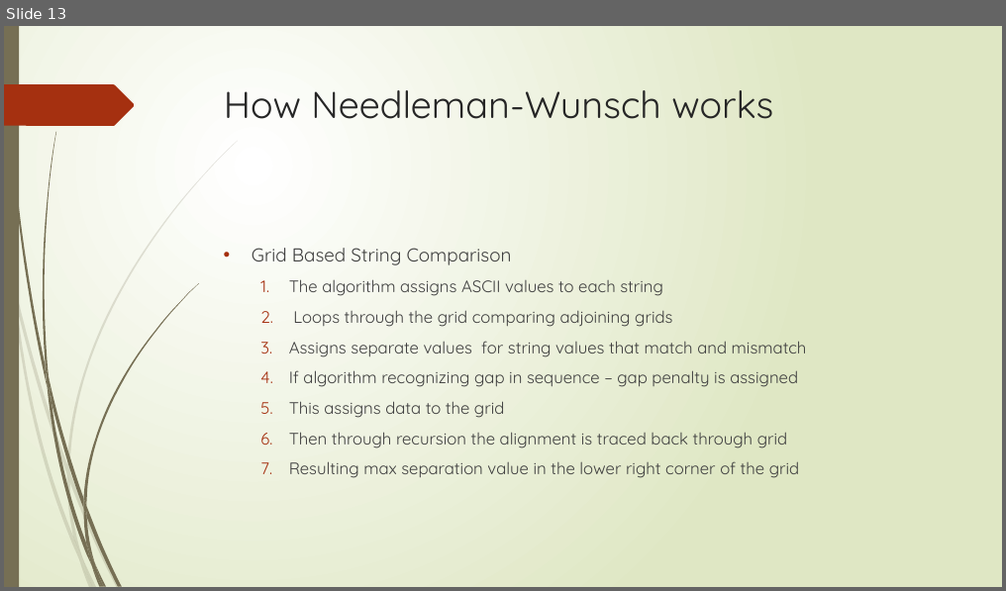
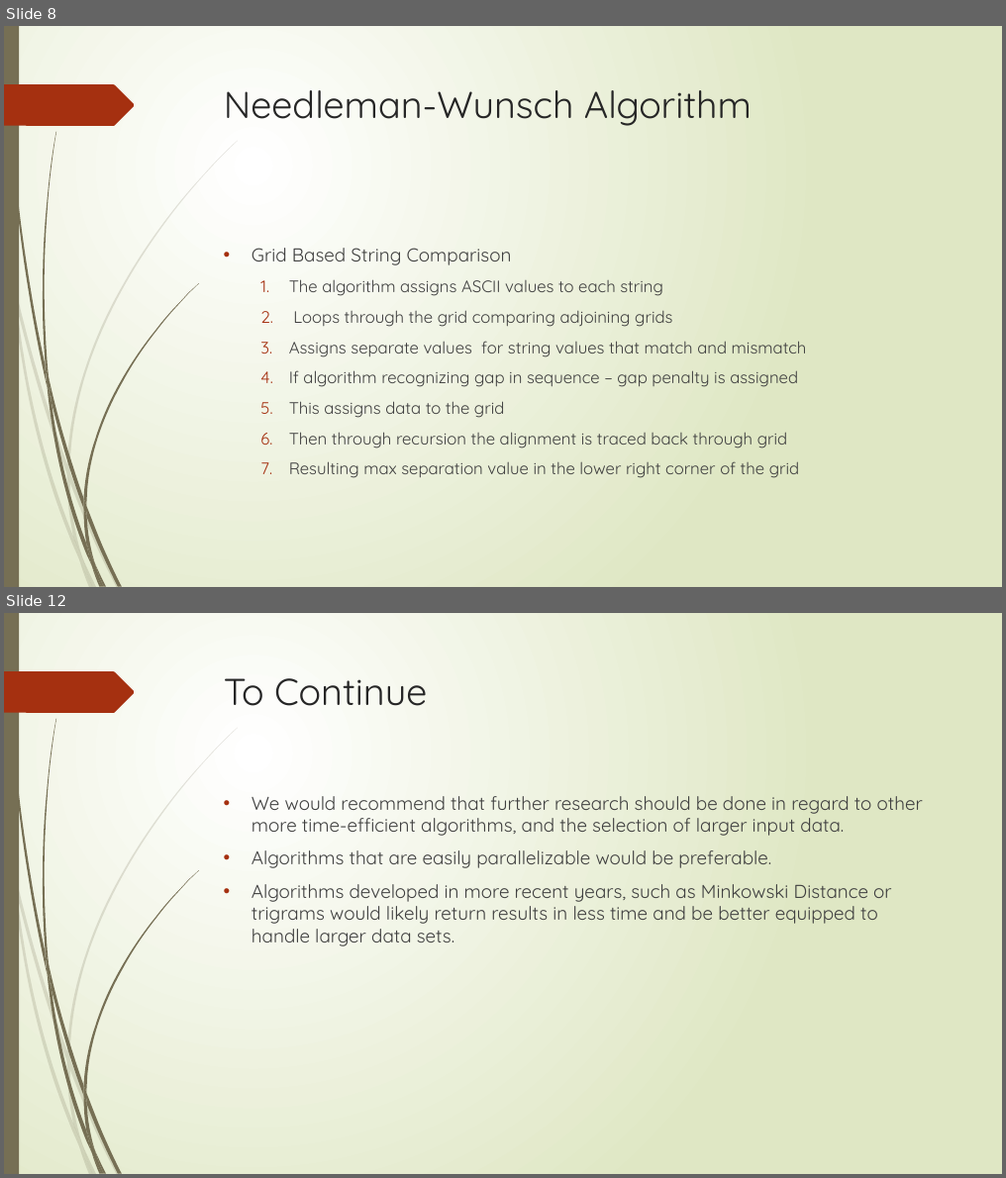
Before and after one commit to AthensStateComputerScience/DigitalHumanities, a slide deck: PowerPoint/Digital Humanities.pptx. Shown one above the other, each under a label of ours: slide 13 before the commit, slides 8 and 12 after it; the slides between them are not shown. The pictures are 1006x591 and 1006x1178 pixels, drawn with LibreOffice and Linux fonts; fonts in the diff are those of the drawing. Boxes give left, top, right and bottom in pixels: in the first picture for what was removed or moved away, otherwise in the second. Text is boxed around its words. In the diff, an @@ line names an element or a change of style, - is before the commit and + after.

```diff
--- a/PowerPoint/Digital Humanities.pptx
+++ b/PowerPoint/Digital Humanities.pptx
@@ slide 12 added at (4,613,1002,1174), background gradient #FFFFFF to #DFE8C4; not listed: 24 template elements that a slide beside it also shows @@
@@ title added at (224,678,427,706), 36 pt, text #262626 @@
+To Continue
@@ text added at (252,796,923,947), 18 pt, text #404040 @@
+• We would recommend that further research should be done in regard to other more time-efficient algorithms, and the selection of larger input data.
+• Algorithms that are easily parallelizable would be preferable.
+• Algorithms developed in more recent years, such as Minkowski Distance or trigrams would likely return results in less time and be better equipped to handle larger data sets.
@@ what was slide 13 is now slide 8 @@
@@ slide 8 changed as well @@
@@ title at (224,90,751,126): text changed @@
-How Needleman-Wunsch works
+Needleman-Wunsch Algorithm
```
Also in this commit, not shown: 7 other slides changed, 4 other slides added, 7 slides removed.
